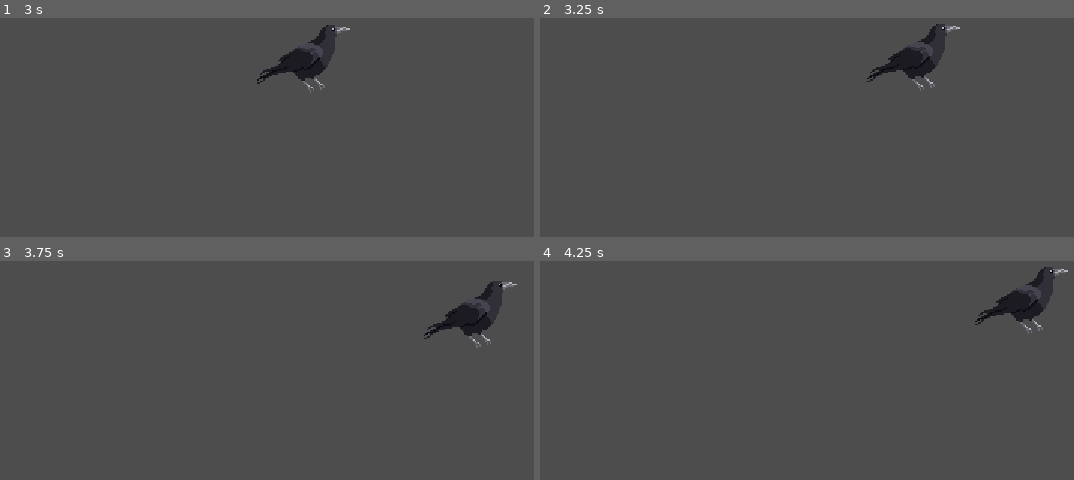
Above: before the commit, frames 1-4 (two rows, left to right).
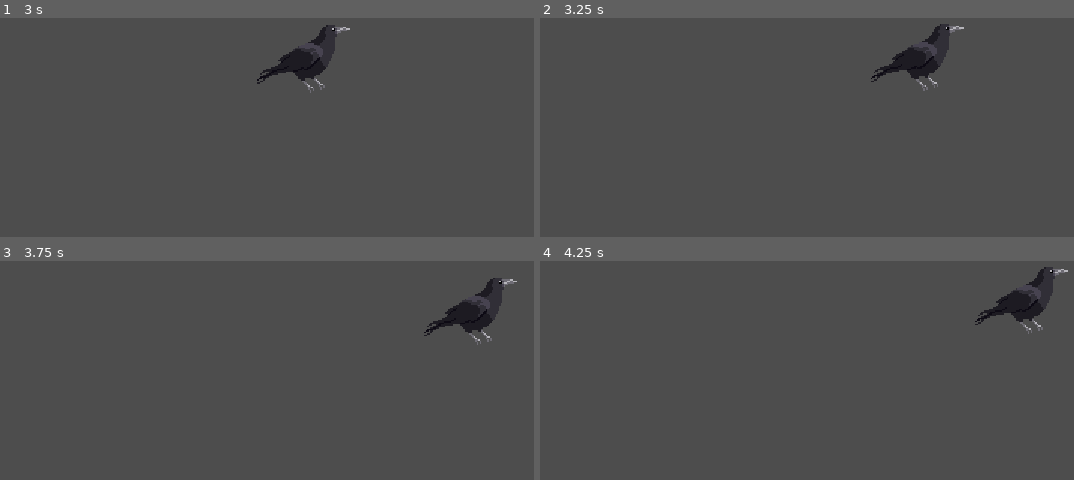
Above: after the commit, the same moments.

Repository: emilierummer/wizards-wingman
Game: Godot game, scene res://tutorial/tutorial.tscn
Two runs of this game, one before a commit and one after it. Both use one fixed random seed, a clock stepped at 60 frames per second and the inputs below. The engine's default icon, where the game draws it, is replaced by a stand-in: a white triangle on a blue panel in a dark square.
Inputs:
- Up to frame 1 (3 s): hold D (MoveRight) 0.53-2.03 s; tap Q (Beak) at 0.6, 2.1 s; tap W (MoveUp) at 0.77, 1.52 s; tap E (Claws) at 1.35, 2.85 s; hold A (MoveLeft) 2.03-2.78 s; hold D (MoveRight) from 2.78 s (still down)
- Up to frame 2 (3.25 s): keep holding D (MoveRight); tap W (MoveUp) at 3.02 s
- Up to frame 3 (3.75 s): keep holding D (MoveRight); tap Q (Beak) at 3.6 s
- Up to frame 4 (4.25 s): keep holding D (MoveRight); tap W (MoveUp) at 3.77 s

Frame 1 is identical in both runs. In frame 2, 0.7% of the frame differs, in the area x 61-80%, y 2-34%; in frame 3, 0.7%, in the area x 79-97%, y 7-40%; in frame 4, nothing differs.

Commit message:
fix: correctly set collision shape for heavy items

Diff:
--- a/crow/crow.gd
+++ b/crow/crow.gd
@@ -35,12 +35,12 @@
 	set(item):
 		if item:
 			item.pick_up(self.ClawArea)
-			HeldItemCollider.shape = item.Collider.shape
+			HeldItemCollider.polygon = item.Collider.polygon
 			HeldItemCollider.position.y = item.Collider.position.y / self.scale.y + initial_held_item_position.y
 			HeldItemCollider.scale = Vector2(1, 1) / self.scale
 		else:
 			held_claws.drop()
-			HeldItemCollider.shape = null
+			HeldItemCollider.polygon = PackedVector2Array()
 		held_claws = item
 var held_beak: LightItem :
 	set(item):
--- a/crow/crow.tscn
+++ b/crow/crow.tscn
@@ -1,12 +1,9 @@
-[gd_scene load_steps=14 format=3 uid="uid://bkx8cgllgvkhp"]
+[gd_scene load_steps=13 format=3 uid="uid://bkx8cgllgvkhp"]
 
 [ext_resource type="Script" path="res://crow/crow.gd" id="1_dk3t8"]
 [ext_resource type="Texture2D" uid="uid://c7fahpdx4ubet" path="res://crow/sprite_sheets/crow_wing.png" id="2_styte"]
 [ext_resource type="Texture2D" uid="uid://cscwk38e08os6" path="res://crow/sprite_sheets/crow_body.png" id="3_kdnd6"]
 [ext_resource type="Texture2D" uid="uid://dfvetcc6vg514" path="res://crow/sprite_sheets/crow_eye.png" id="4_i2mfa"]
-
-[sub_resource type="SegmentShape2D" id="SegmentShape2D_ky3y8"]
-b = Vector2(0, 0)
 
 [sub_resource type="RectangleShape2D" id="RectangleShape2D_67sh8"]
 size = Vector2(24, 3)
@@ -117,11 +114,9 @@
 [node name="Crow" type="CharacterBody2D"]
 script = ExtResource("1_dk3t8")
 
-[node name="HeldItemCollisionShape" type="CollisionShape2D" parent="."]
+[node name="HeldItemCollisionShape" type="CollisionPolygon2D" parent="."]
 visible = false
 position = Vector2(9, 22)
-shape = SubResource("SegmentShape2D_ky3y8")
-debug_color = Color(0.89213, 0.156909, 0.69394, 0.42)
 
 [node name="BodyCollider" type="CollisionPolygon2D" parent="."]
 visible = false
